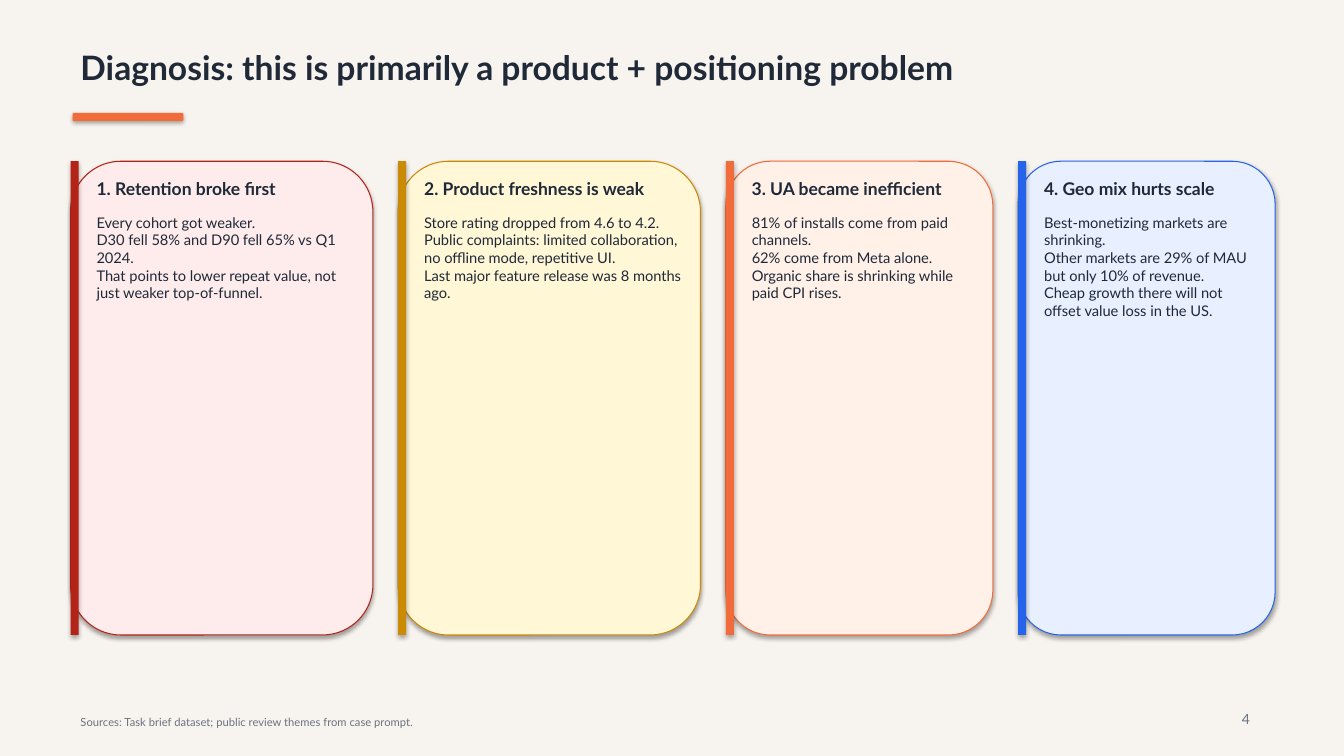
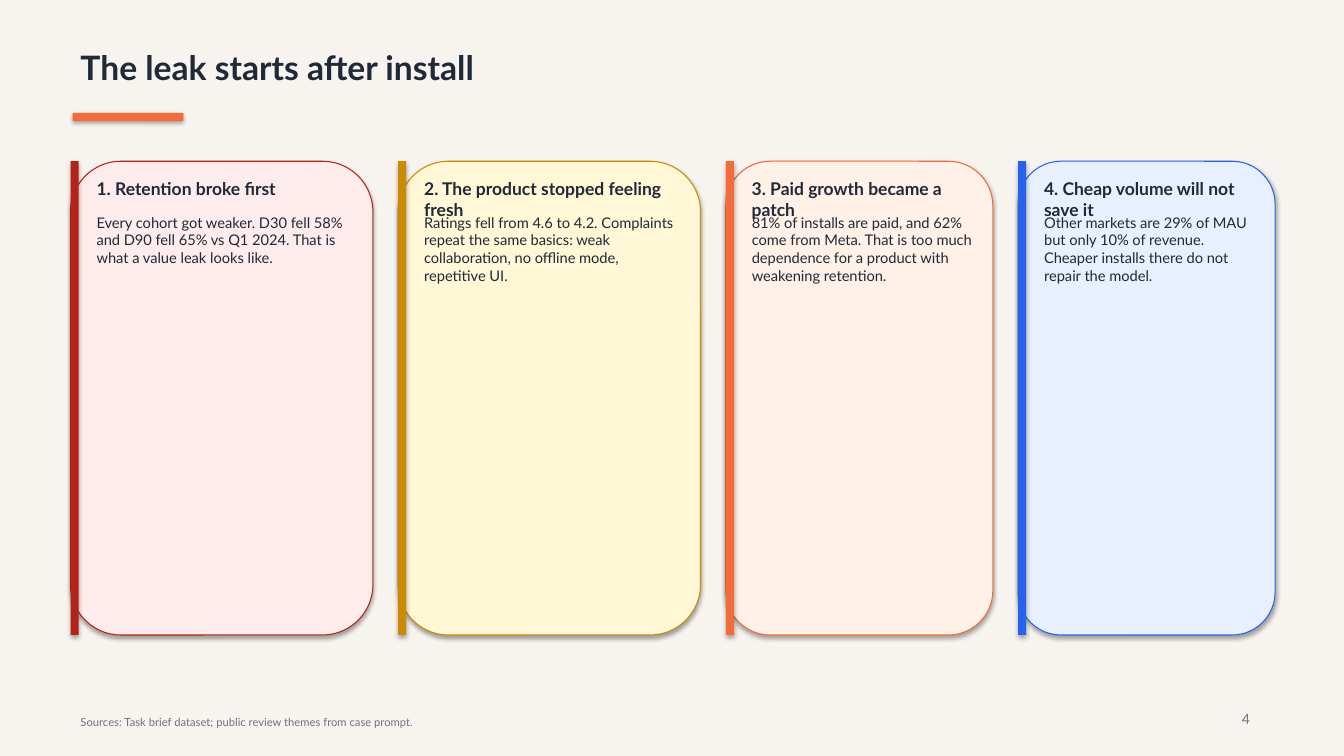
Before and after one commit to TEZv/Genesis-Academy_Strategy-Operations-School-2.0-Case-Task, a slide deck: slide 4 of deliverables/taskflow-case-presentation.pptx. Drawn at 1344x756 pixels with LibreOffice and Linux fonts; fonts in the diff are those of the drawing. Boxes give left, top, right and bottom in pixels: in the first picture for what was removed or moved away, otherwise in the second. Text is boxed around its words. In the diff, an @@ line names an element or a change of style, - is before the commit and + after.

```diff
--- a/deliverables/taskflow-case-presentation.pptx
+++ b/deliverables/taskflow-case-presentation.pptx
@@ text at <box>80,55,473,81</box>: text changed @@
-Diagnosis: this is primarily a product + positioning problem
+The leak starts after install
@@ text at <box>424,182,662,221</box>: text changed @@
-2. Product freshness is weak
+2. The product stopped feeling fresh
@@ text at <box>752,182,942,221</box>: text changed @@
-3. UA became inefficient
+3. Paid growth became a patch
@@ text at <box>1044,182,1234,221</box>: text changed @@
-4. Geo mix hurts scale
+4. Cheap volume will not save it
@@ text at <box>97,217,343,263</box>: text changed @@
-Every cohort got weaker.
-D30 fell 58% and D90 fell 65% vs Q1 2024.
-That points to lower repeat value, not just weaker top-of-funnel.
+Every cohort got weaker. D30 fell 58% and D90 fell 65% vs Q1 2024. That is what a value leak looks like.
@@ text at <box>424,215,673,284</box>: text changed @@
-Store rating dropped from 4.6 to 4.2.
-Public complaints: limited collaboration, no offline mode, repetitive UI.
-Last major feature release was 8 months ago.
+Ratings fell from 4.6 to 4.2. Complaints repeat the same basics: weak collaboration, no offline mode, repetitive UI.
@@ text at <box>752,215,972,284</box>: text changed @@
-81% of installs come from paid channels.
-62% come from Meta alone.
-Organic share is shrinking while paid CPI rises.
+81% of installs are paid, and 62% come from Meta. That is too much dependence for a product with weakening retention.
@@ text at <box>1044,215,1247,284</box>: text changed @@
-Best-monetizing markets are shrinking.
-Other markets are 29% of MAU but only 10% of revenue.
-Cheap growth there will not offset value loss in the US.
+Other markets are 29% of MAU but only 10% of revenue. Cheaper installs there do not repair the model.
```
Also in this commit, not shown: 12 other slides changed, 1 slide added, 1 slide removed, 2 other files.
